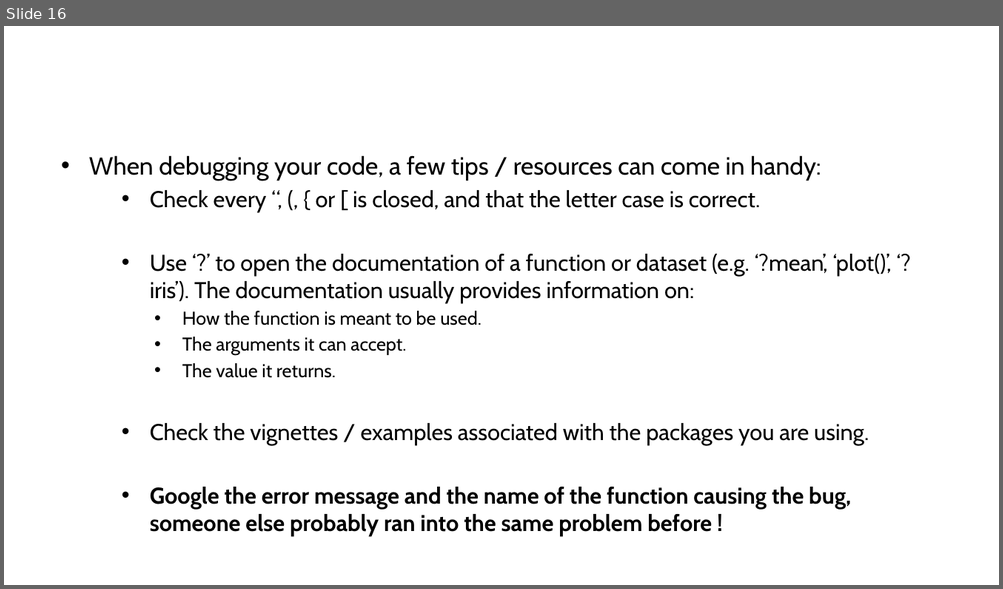
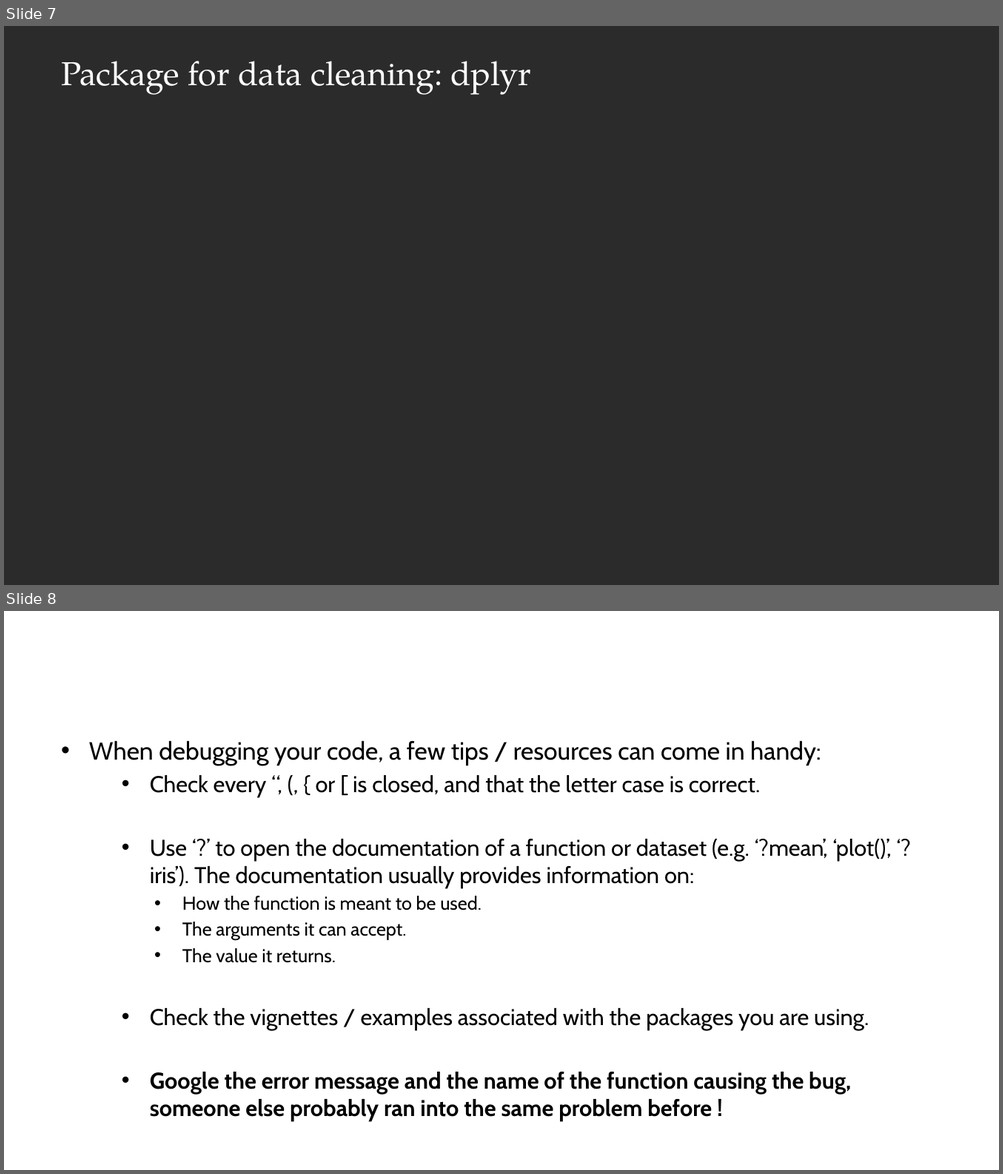
Before and after one commit to alxsrobert/intro_to_R_2022, a slide deck: session_2/SLIDES_introduction_to_R_2.pptx. Shown one above the other, each under a label of ours: slide 16 before the commit, slides 7 and 8 after it. The pictures are 1003x589 and 1003x1174 pixels, drawn with LibreOffice and Linux fonts; fonts in the diff are those of the drawing; background and template pictures are left out; a plain dark background stands for a picture behind light text. Boxes give left, top, right and bottom in pixels: in the first picture for what was removed or moved away, otherwise in the second. Text is boxed around its words. In the diff, an @@ line names an element or a change of style, - is before the commit and + after.

```diff
--- a/session_2/SLIDES_introduction_to_R_2.pptx
+++ b/session_2/SLIDES_introduction_to_R_2.pptx
@@ slide 7 added at (x1=4, y1=26, x2=999, y2=585), background picture (left out) @@
@@ title added at (x1=61, y1=61, x2=531, y2=95), 32 pt, text #FFFFFF @@
+Package for data cleaning: dplyr
@@ what was slide 16 is now slide 8 @@
```
Also in this commit, not shown: 9 slides removed.
